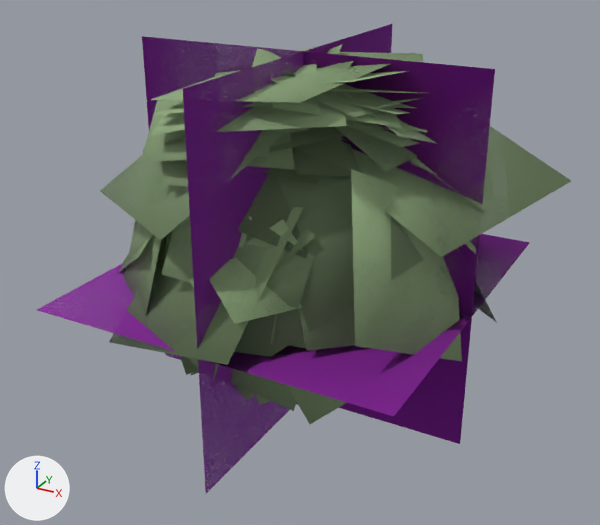
The glTF model data/models/board/vegetation/tree-layered.glb, before and after one commit.
Camera for both pictures: a 50 mm lens placed at (30.0, -55.0, 40.4), pointed at (0.1, -0.7, 13.2). The lights are fixed; the arrows at lower left show +X, +Y and +Z. The older version comes first. Where no turn or scale is listed for an object, it has been applied to the vertices. Vertices at exactly the same position are counted once.

Names of what the first picture shows: 'tree-layered-lod0.001', 'tree-layered-lod1.001', 'tree-layered-lod2.001', 'tree-layered-lod3.001'.
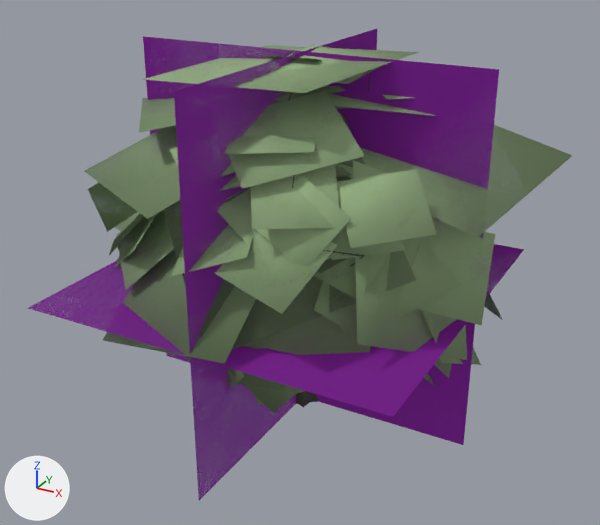
Diff of the bpy script that builds the scene:
```diff
--- a/data/models/board/vegetation/tree-layered.glb.py
+++ b/data/models/board/vegetation/tree-layered.glb.py
@@ me_tree_layered_lod0 @@
-me_tree_layered_lod0.from_pydata(...)  # 877 vertices, 702 faces; spans x -15.1..14.5, y -15.0..16.8, z 0.0..30.0
+me_tree_layered_lod0.from_pydata(...)  # 1375 vertices, 1290 faces; spans x -14.9..14.7, y -15.9..13.5, z 0.0..30.0
+# me_tree_layered_lod0 part 1: 114 loose pieces with 461 vertices, spanning x -15.1..14.5, y -12.2..16.8, z 4.7..30.0, are deleted
+# me_tree_layered_lod0 part 2: 1 vertex moved within x -1.0, y -3.6, z 11.6; 160 vertices removed from x -13.8..10.9, y -15.0..12.6, z 0.0..25.2; 1029 vertices added at x -14.9..14.7, y -15.9..13.5, z 0.0..30.0
+# other edits to the shape of me_tree_layered_lod0 do not show in these pictures
 me_tree_layered_lod0.materials.append(mat_bark)
@@ me_tree_layered_lod1 @@
-me_tree_layered_lod1.from_pydata(...)  # 280 vertices, 182 faces; spans x -17.3..15.3, y -13.5..15.1, z 0.0..30.0
+me_tree_layered_lod1.from_pydata(...)  # 364 vertices, 278 faces; spans x -16.2..16.8, y -14.0..13.4, z 0.0..30.0
+# me_tree_layered_lod1 part 3: the loose piece of 4 vertices spanning x -14.1..-5.6, y -7.1..3.1, z 15.5..21.2 is rebuilt with 4 vertices and now spans x -16.1..-5.8, y -8.0..1.2, z 14.8..21.4
+# me_tree_layered_lod1 part 4: the loose piece of 4 vertices spanning x 4.5..9.8, y -5.4..4.4, z 4.9..13.2 is rebuilt with 4 vertices and now spans x 6.0..12.6, y -4.2..7.3, z 3.8..13.4
+# me_tree_layered_lod1 part 5: the loose piece of 4 vertices spanning x -0.9..9.3, y -4.9..4.9, z 25.4..28.4 is rebuilt with 4 vertices and now spans x -2.8..6.7, y -1.8..7.4, z 26.2..28.4
+# me_tree_layered_lod1 part 6: the loose piece of 4 vertices spanning x 3.0..11.5, y -11.6..-2.7, z 11.9..17.2 is rebuilt with 4 vertices and now spans x 1.1..10.5, y -13.8..-4.2, z 11.3..19.3
+# me_tree_layered_lod1 part 7: 20 loose pieces with 80 vertices, spanning x -17.3..15.3, y -13.5..15.1, z 6.4..29.8, are deleted
+# me_tree_layered_lod1 part 8: 111 vertices removed from x -11.4..11.6, y -12.0..14.6, z 0.0..30.0; 275 vertices added at x -16.2..16.8, y -14.0..13.4, z 0.0..30.0
+# other edits to the shape of me_tree_layered_lod1 do not show in these pictures
 me_tree_layered_lod1.materials.append(mat_bark)
@@ me_tree_layered_lod2 @@
-me_tree_layered_lod2.from_pydata(...)  # 95 vertices, 60 faces; spans x -16.5..19.3, y -16.1..16.8, z 0.0..30.0
+me_tree_layered_lod2.from_pydata(...)  # 95 vertices, 60 faces; spans x -16.9..18.8, y -16.6..17.9, z 0.0..30.0
+# me_tree_layered_lod2 part 9: 72 of 95 vertices moved; they spanned x -16.5..19.3, y -16.1..16.8, z 5.8..30.0 and now span x -16.9..18.8, y -16.6..17.9, z 5.9..30.0; mean shift (0.0, 0.0, 0.5); largest move (10.0, -5.7, 15.0) -> (7.5, -11.5, 18.2)
+# other edits to the shape of me_tree_layered_lod2 do not show in these pictures
 me_tree_layered_lod2.materials.append(mat_bark)
@@ me_tree_layered_lod3 @@
-me_tree_layered_lod3.from_pydata(...)  # 12 vertices, 6 faces; spans x -15.1..14.5, y -15.0..16.8, z 0.0..30.0
-me_tree_layered_lod3.vertices[4].co = (0.0, -15.0, 0.0)  # pixel (205, 494)
-me_tree_layered_lod3.vertices[5].co = (0.0, 16.8, 0.0)
-me_tree_layered_lod3.vertices[6].co = (0.0, 16.8, 30.0)  # pixel (392, 23)
-me_tree_layered_lod3.vertices[7].co = (0.0, -15.0, 30.0)  # pixel (182, 88)
-me_tree_layered_lod3.vertices[8].co = (-15.1, -15.0, 11.6)  # pixel (35, 310)
-me_tree_layered_lod3.vertices[9].co = (14.5, -15.0, 11.6)  # pixel (393, 416)
-me_tree_layered_lod3.vertices[10].co = (14.5, 16.8, 11.6)  # pixel (530, 242)
-me_tree_layered_lod3.vertices[11].co = (-15.1, 16.8, 11.6)
+me_tree_layered_lod3.from_pydata(...)  # 12 vertices, 6 faces; spans x -14.9..14.7, y -15.9..13.5, z 0.0..30.0
+# me_tree_layered_lod3 part 10: the loose piece of 4 vertices spanning x -15.1..14.5, y 0.0, z 0.0..30.0 is moved by (0.2, 0.0, 0.0)
+# me_tree_layered_lod3 part 11
+me_tree_layered_lod3.vertices[4].co = (0.0, -15.9, 0.0)  # pixel (198, 501)
+me_tree_layered_lod3.vertices[5].co = (0.0, 13.5, 0.0)
+me_tree_layered_lod3.vertices[6].co = (0.0, 13.5, 30.0)  # pixel (377, 28)
+me_tree_layered_lod3.vertices[7].co = (0.0, -15.9, 30.0)  # pixel (173, 91)
+me_tree_layered_lod3.vertices[8].co = (-14.9, -15.9, 12.1)  # pixel (27, 308)
+me_tree_layered_lod3.vertices[9].co = (14.7, -15.9, 12.1)  # pixel (393, 416)
+me_tree_layered_lod3.vertices[10].co = (14.7, 13.5, 12.1)  # pixel (524, 249)
+me_tree_layered_lod3.vertices[11].co = (-14.9, 13.5, 12.1)
 me_tree_layered_lod3.materials.append(mat_impostor)
```

Where the change shows, as pixel boxes [x1, y1, x2, y2] in the pictures (600 x 525 px; the box of a moved part takes in the faces that stretch with it):
'tree-layered-lod3.001', reshaped
    before: [37, 24, 530, 493]
    after: [28, 29, 524, 500]
'tree-layered-lod2.001', reshaped
    before: [100, 53, 571, 405]
    after: [84, 45, 573, 405]
'tree-layered-lod0.001', reshaped (18% wider)
    before: [161, 44, 478, 411]
    after: [88, 55, 461, 413]
'tree-layered-lod1.001', reshaped
    before: [124, 46, 494, 424]
    after: [109, 45, 495, 402]
part 1 of me_tree_layered_lod0, deleted (mostly hidden)
    before: [161, 44, 478, 411]
part 2 of me_tree_layered_lod0, built on
    before: [161, 151, 343, 375]
    after: [88, 55, 461, 413]
part 3 of me_tree_layered_lod1, rebuilt (not visible before)
    after: [114, 157, 169, 246]
part 4 of me_tree_layered_lod1, rebuilt (not visible before)
    after: [424, 373, 435, 386]
part 5 of me_tree_layered_lod1, rebuilt (not visible afterwards)
    before: [280, 86, 410, 114]
part 6 of me_tree_layered_lod1, rebuilt
    before: [298, 263, 402, 351]
    after: [248, 273, 377, 355]
part 7 of me_tree_layered_lod1, deleted
    before: [124, 46, 494, 424]
part 8 of me_tree_layered_lod1, reshaped
    before: [141, 48, 459, 405]
    after: [109, 45, 495, 402]
part 10 of me_tree_layered_lod3, moved or reshaped
    before: [142, 36, 495, 444]
    after: [143, 36, 499, 445]
part 11 of me_tree_layered_lod3, moved or reshaped
    before: [37, 24, 530, 493]
    after: [28, 29, 524, 500]
